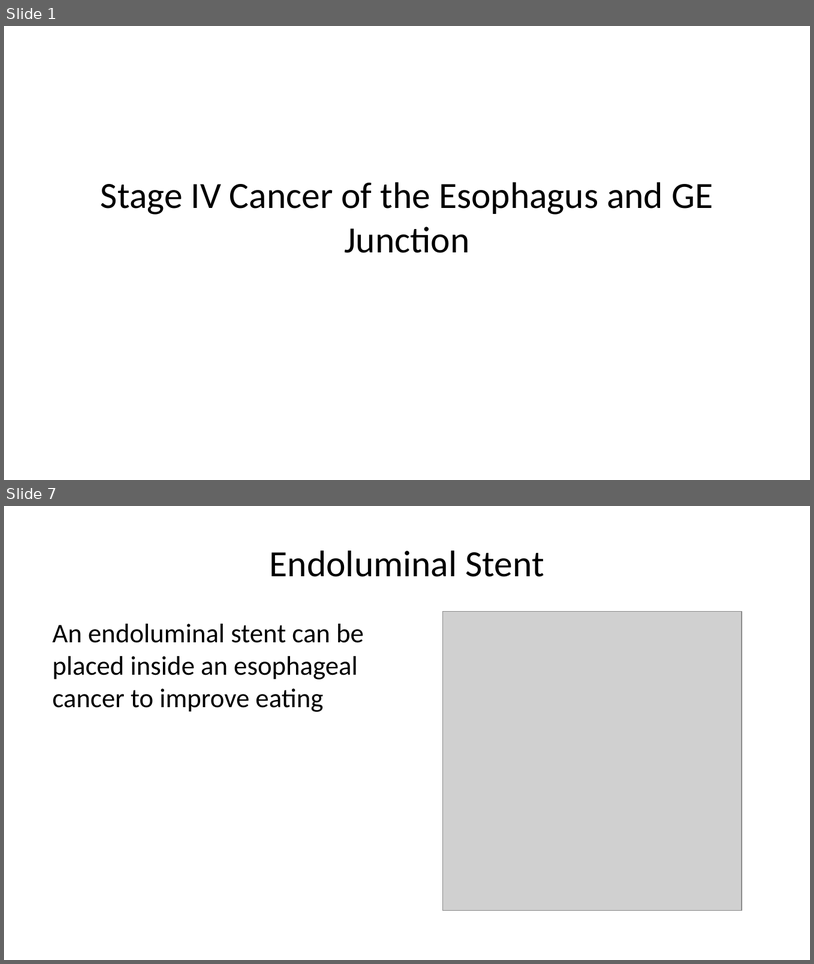
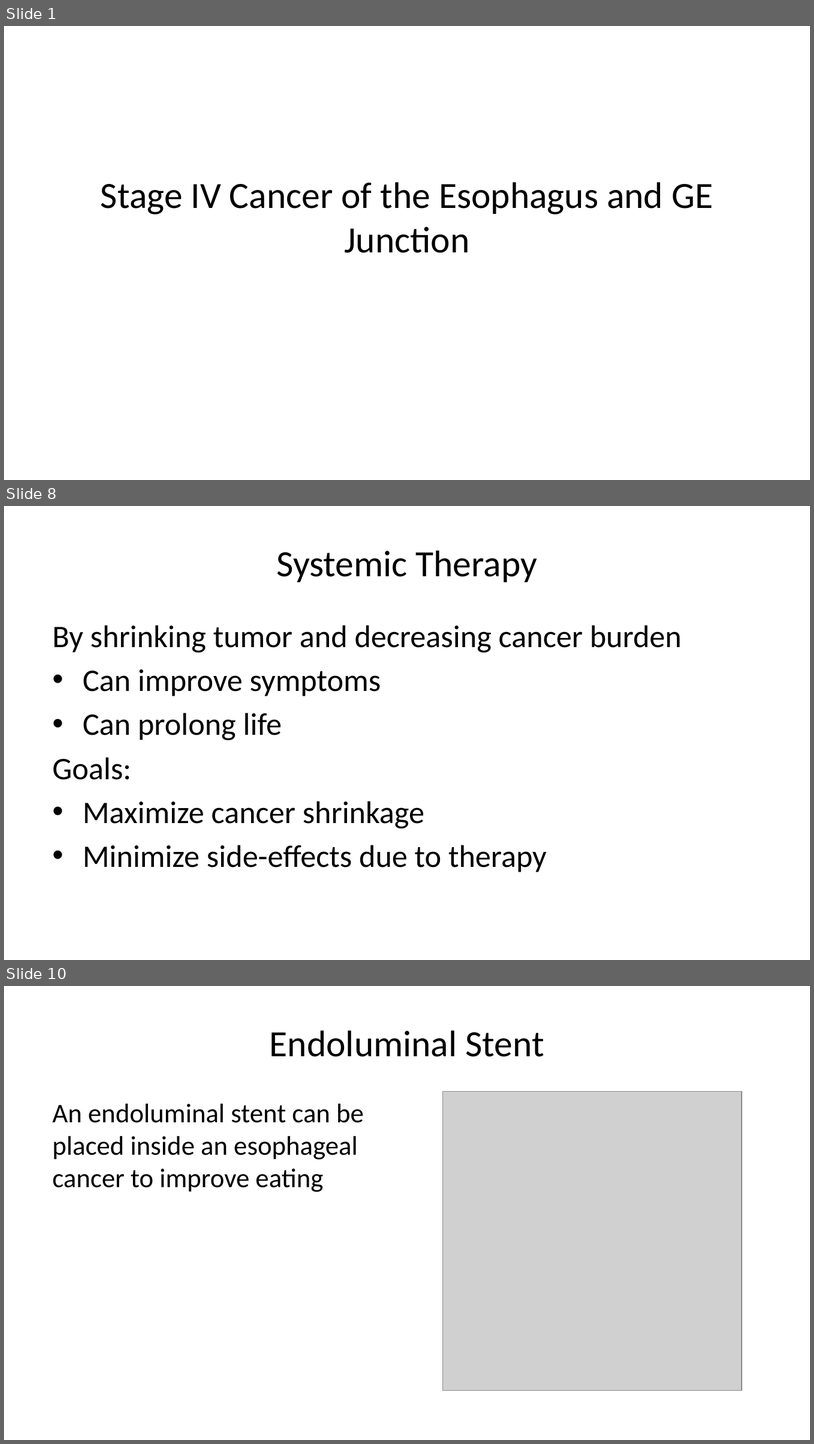
Before and after one commit to jcsalo/patient_education, a slide deck: lci_esom1.pptx. Shown one above the other, each under a label of ours: slides 1 and 7 before the commit, slides 1, 8 and 10 after it; the slides between them are not shown. The pictures are 814x964 and 814x1444 pixels, drawn with LibreOffice and Linux fonts; fonts in the diff are those of the drawing; grey boxes stand for pictures. Boxes give left, top, right and bottom in pixels: in the first picture for what was removed or moved away, otherwise in the second. Text is boxed around its words. In the diff, an @@ line names an element or a change of style, - is before the commit and + after.

```diff
--- a/lci_esom1.pptx
+++ b/lci_esom1.pptx
@@ slide 8 added at bbox=[4, 506, 810, 960], background #FFFFFF @@
@@ title added at bbox=[277, 550, 538, 582], 33 pt, text #000000 @@
+Systemic Therapy
@@ text added at bbox=[53, 625, 682, 872], 28 pt, text #000000 @@
+By shrinking tumor and decreasing cancer burden
+• Can improve symptoms
+• Can prolong life
+Goals:
+• Maximize cancer shrinkage
+• Minimize side-effects due to therapy
@@ what was slide 7 is now slide 10 @@
```
Also in this commit, not shown: 4 slides changed, 9 other slides added, 2 slides removed, 38 other files.
